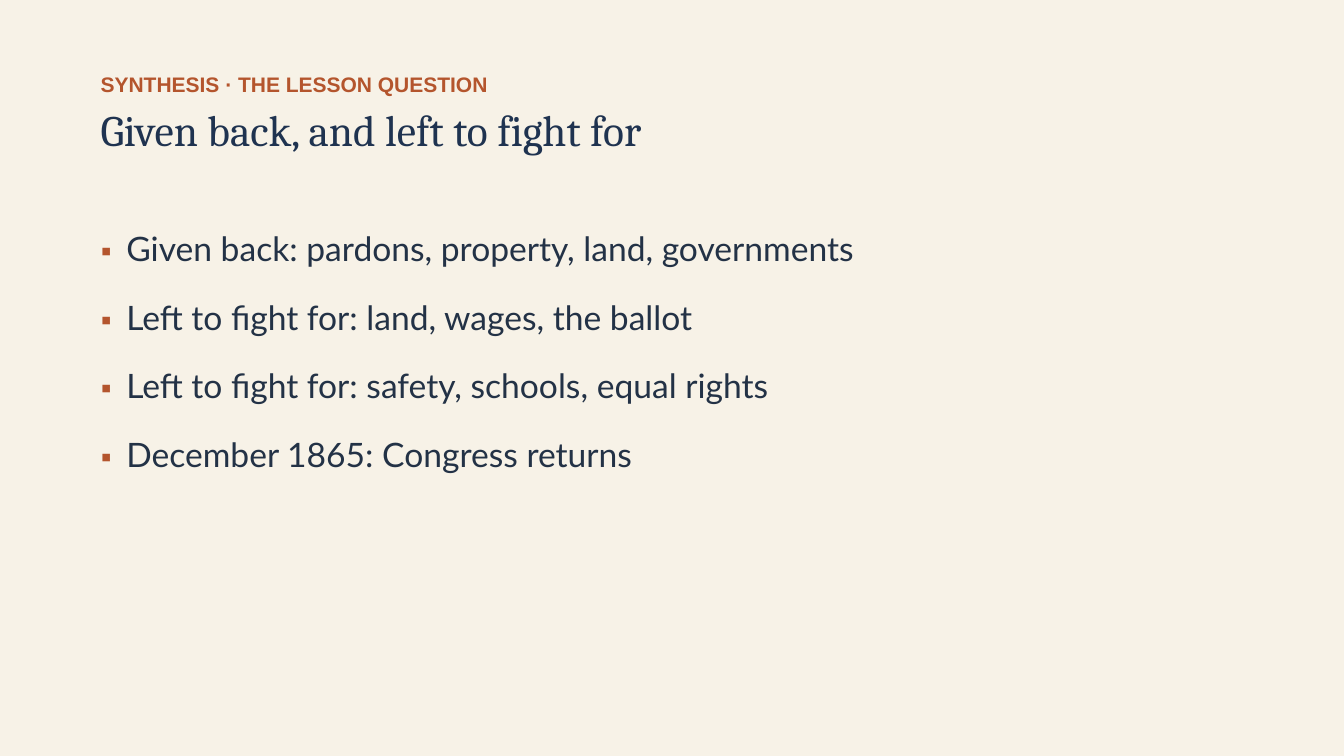
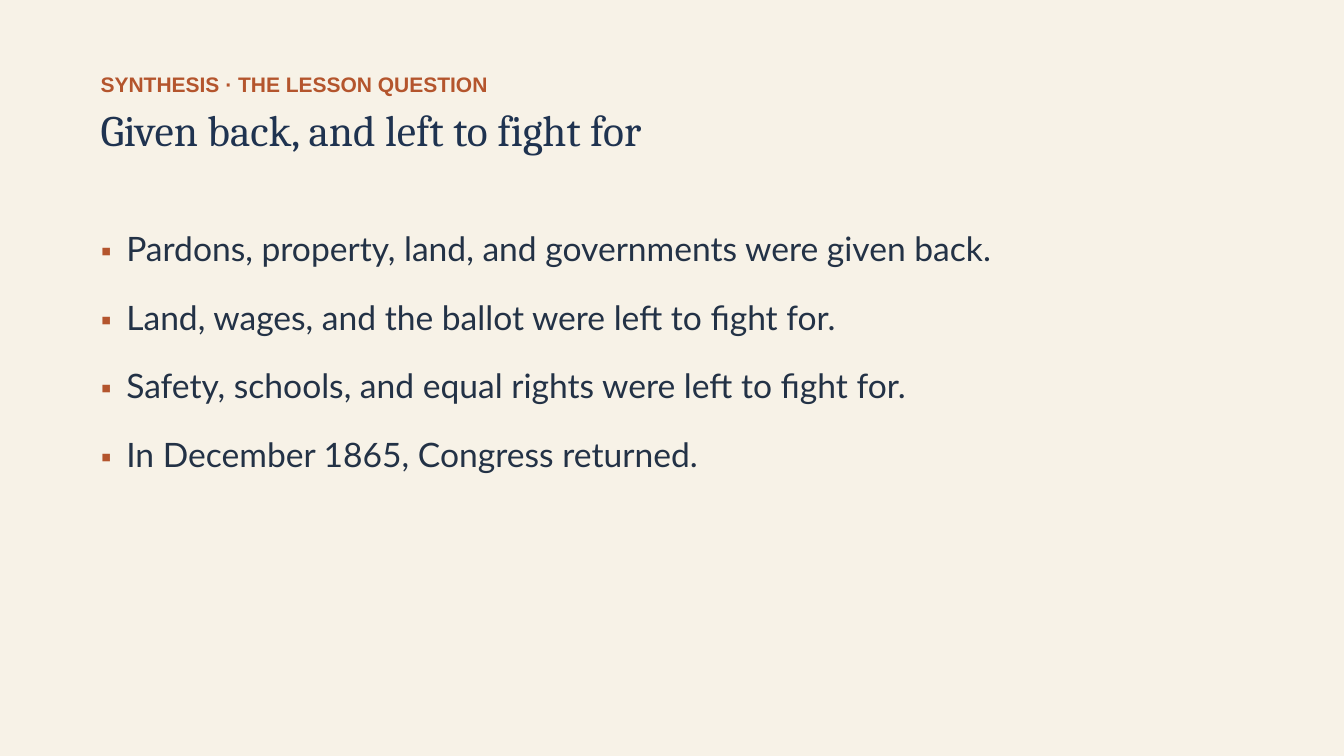
Before and after one commit to ab17gthb/humanities-curriculum-group, a slide deck: slide 23 of reconstruction/lesson-01/lesson-01-slides.pptx. Drawn at 1344x756 pixels with LibreOffice and Linux fonts; fonts in the diff are those of the drawing. Boxes give left, top, right and bottom in pixels: in the first picture for what was removed or moved away, otherwise in the second. Text is boxed around its words. In the diff, an @@ line names an element or a change of style, - is before the commit and + after.

```diff
--- a/reconstruction/lesson-01/lesson-01-slides.pptx
+++ b/reconstruction/lesson-01/lesson-01-slides.pptx
@@ text at [126,236,991,473]: text changed @@
-▪ Given back: pardons, property, land, governments
-▪ Left to fight for: land, wages, the ballot
-▪ Left to fight for: safety, schools, equal rights
-▪ December 1865: Congress returns
+▪ Pardons, property, land, and governments were given back.
+▪ Land, wages, and the ballot were left to fight for.
+▪ Safety, schools, and equal rights were left to fight for.
+▪ In December 1865, Congress returned.
```
Also in this commit, not shown: 9 other slides changed, 6 other files.
